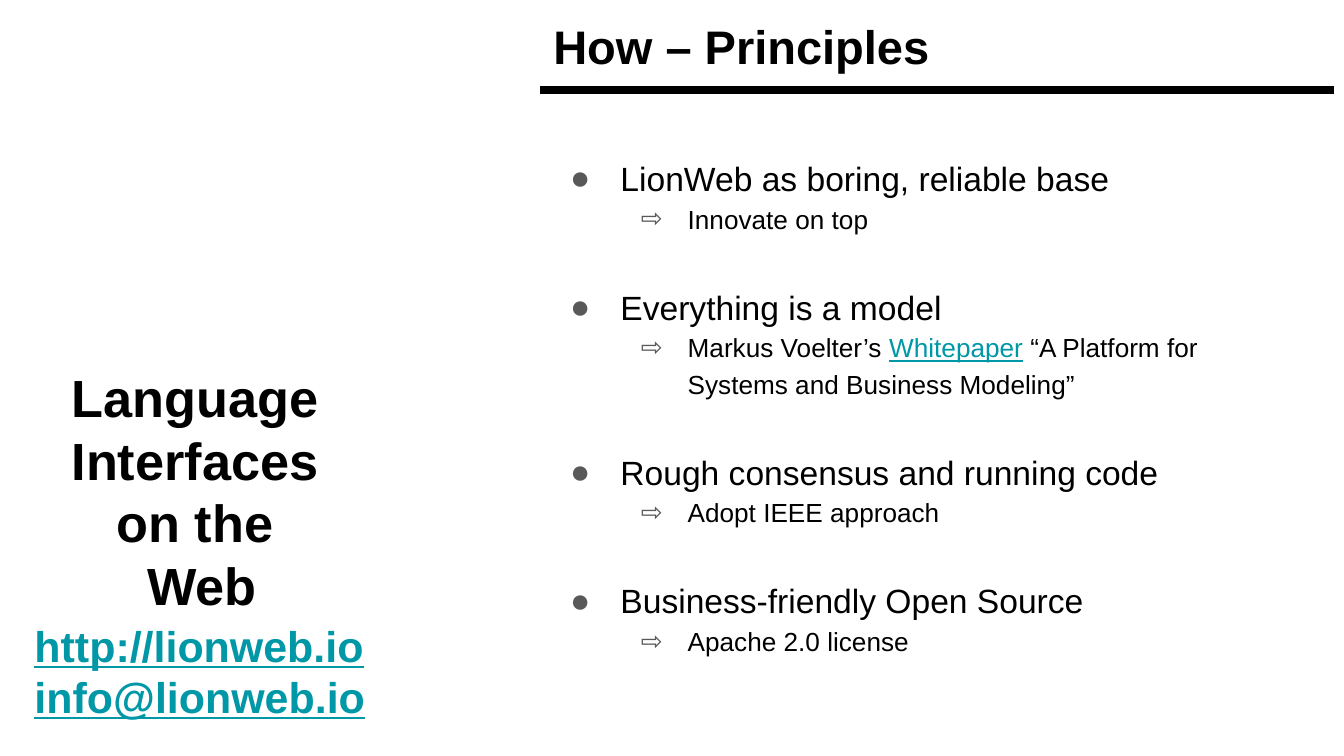
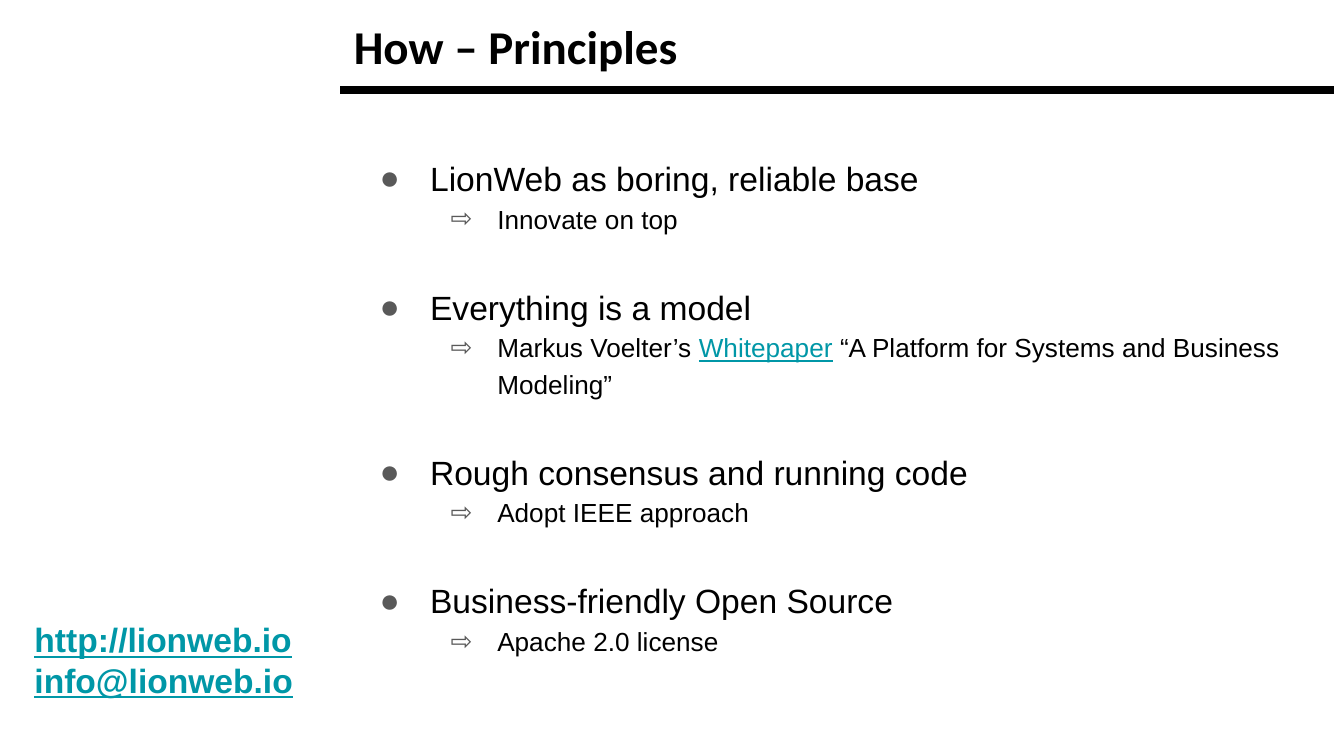
Before and after one commit to LionWeb-io/specification, a slide deck: slide 5 of resources/LangDev Talk.pptx. Drawn at 1344x756 pixels with LibreOffice and Linux fonts; fonts in the diff are those of the drawing; background and template pictures are left out. Boxes give left, top, right and bottom in pixels: in the first picture for what was removed or moved away, otherwise in the second. Text is boxed around its words. In the diff, an @@ line names an element or a change of style, - is before the commit and + after.

```diff
--- a/resources/LangDev Talk.pptx
+++ b/resources/LangDev Talk.pptx
@@ title "How – Principles": place and size @@
-title "How – Principles" at <box>553,30,930,73</box>
+title "How – Principles" at <box>354,31,677,72</box>
@@ title "How – Principles" at <box>354,31,677,72</box>: font Arial to Calibri @@
@@ line moved from (540, 90) - (1335, 90) to (340, 90) - (1335, 90) @@
@@ text "LionWeb as boring, reliable base" rewrapped from <box>620,166,1198,657</box> to <box>430,166,1279,657</box> @@
@@ text removed at <box>72,381,319,606</box> @@
-Language
-Interfaces
-on the
-Web
@@ text "http://lionweb.io" at <box>34,627,292,699</box>: size 23 to 18 pt @@
```
Also in this commit, not shown: 13 other slides changed, 7 slides added, 6 slides removed.
